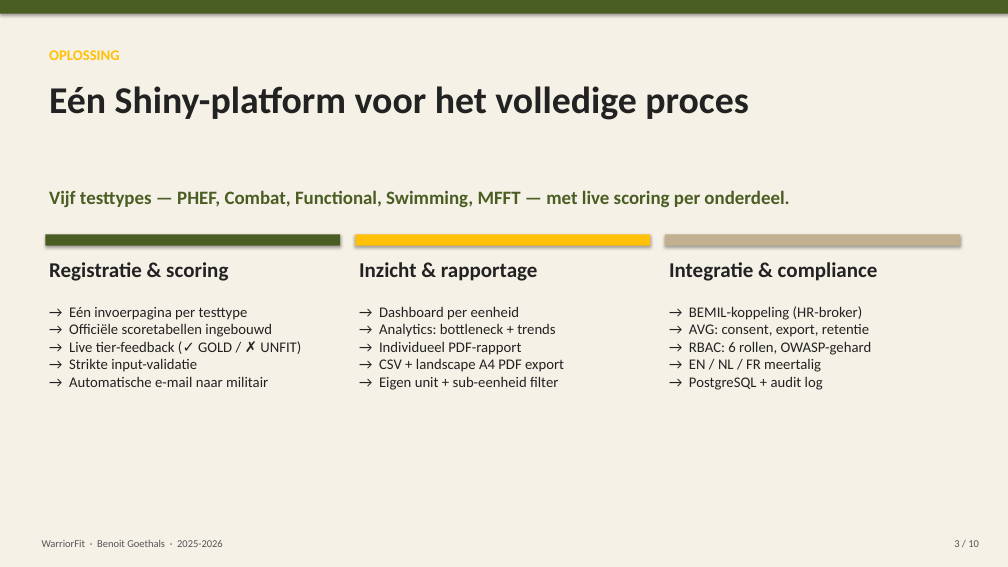
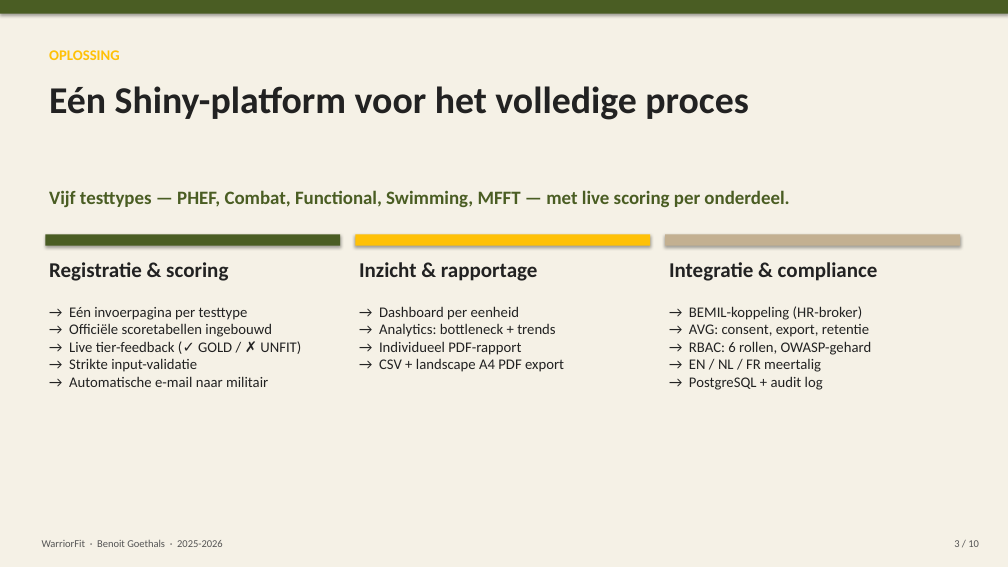
Before and after one commit to BenoitGoethals/WarriorFit, a slide deck: slide 3 of documentation/WarriorFit_Pitch_Sequoia_NL.pptx. Drawn at 1008x567 pixels with LibreOffice and Linux fonts; fonts in the diff are those of the drawing. Boxes give left, top, right and bottom in pixels: in the first picture for what was removed or moved away, otherwise in the second. Text is boxed around its words. In the diff, an @@ line names an element or a change of style, - is before the commit and + after.

```diff
--- a/documentation/WarriorFit_Pitch_Sequoia_NL.pptx
+++ b/documentation/WarriorFit_Pitch_Sequoia_NL.pptx
@@ text at [379,376,558,390]: paragraph removed @@
-→ Eigen unit + sub-eenheid filter
```
Also in this commit, not shown: 1 other slide changed, 6 other files.
